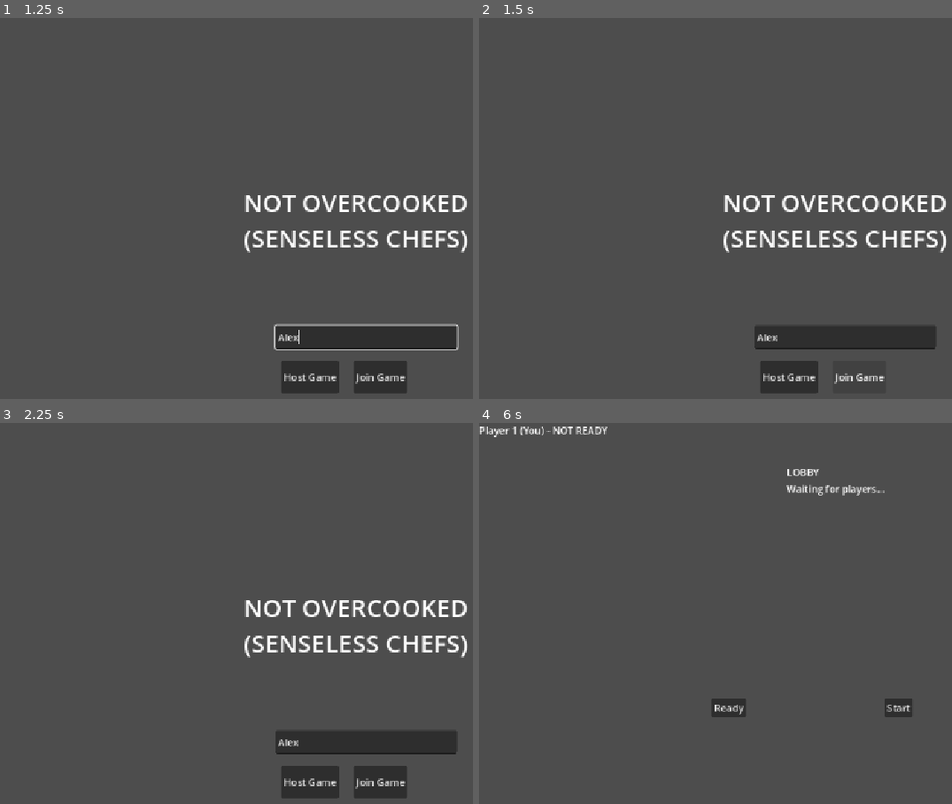
Above: before the commit, frames 1-4 (two rows, left to right).
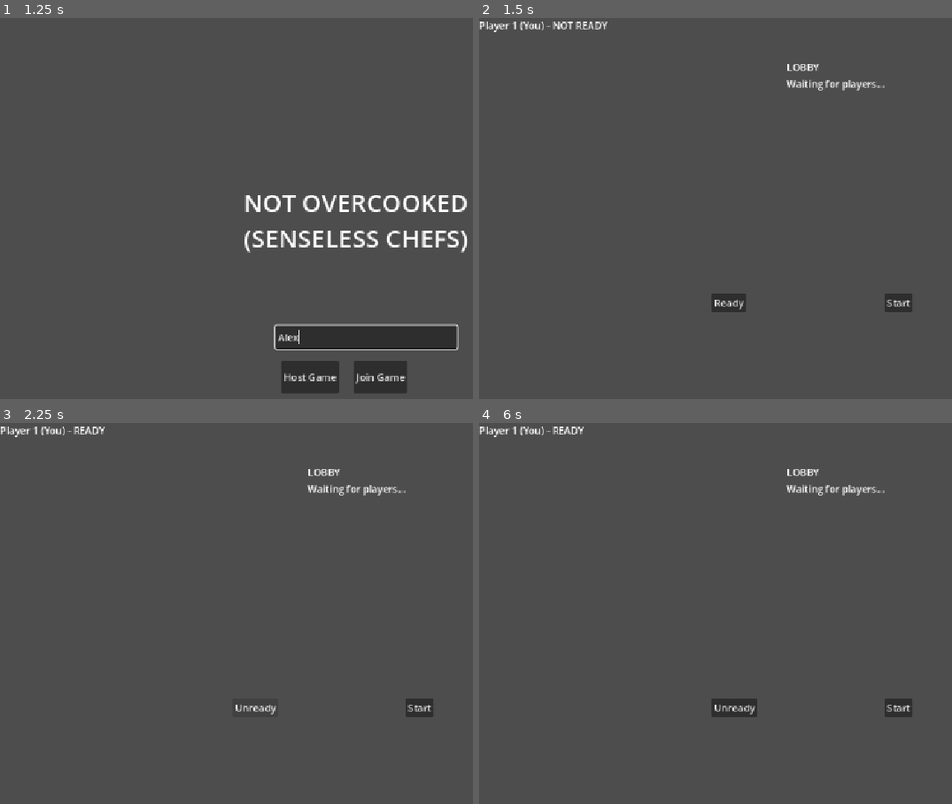
Above: after the commit, the same moments.

Repository: tszyana/SenselessChefs
Game: Godot game, scene res://scenes/main_menu.tscn
Same seed, same stepped clock (60 frames per second), same inputs: the game is played once before the commit and once after it.
Inputs (mouse positions are in pixels of both pictures, inside the frame that each line leads up to):
- Up to frame 1 (1.25 s): click (364, 338) at 0.52 s; type "Alex" at 0.6 s
- Up to frame 2 (1.5 s): click "Join Game" at 1.25 s
- Up to frame 3 (2.25 s): click (250, 708) at 2 s, where only the run after the commit has a clickable "Ready"
- Up to frame 4 (6 s): click (899, 708) at 2.75 s, where only the run after the commit has a clickable "Start"; click (899, 708) at 3.5 s, where only the run after the commit has a clickable "Start"; click (734, 708) at 4.25 s, where only the run after the commit has a clickable "Unready"; click (729, 708) at 5 s, where only the run after the commit has a clickable "Ready"; click (791, 781) at 5.75 s, where only the run before the commit has a clickable "Host Game"

Frame 1 is identical in both runs. In frame 2, 6.6% of the frame differs, in the area x 0-99%, y 0-99%; in frame 3, 7.1%; in frame 4, 0.3%.

Commit message:
joined player moves to lobby

Diff:
--- a/scripts/main_menu.gd
+++ b/scripts/main_menu.gd
@@ -9,3 +9,4 @@
 func _on_join_button_pressed() -> void:
 	print("JOIN GAME BUTTON PRESSED")
 	NetworkManager.join_game("192.168.1.88")
+	get_tree().change_scene_to_file("res://scenes/lobby.tscn")
